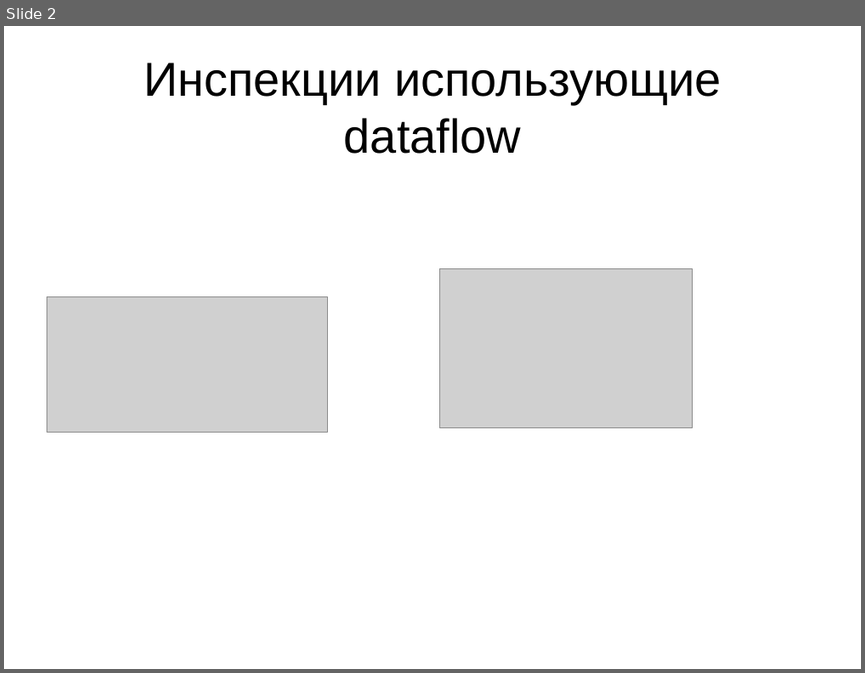
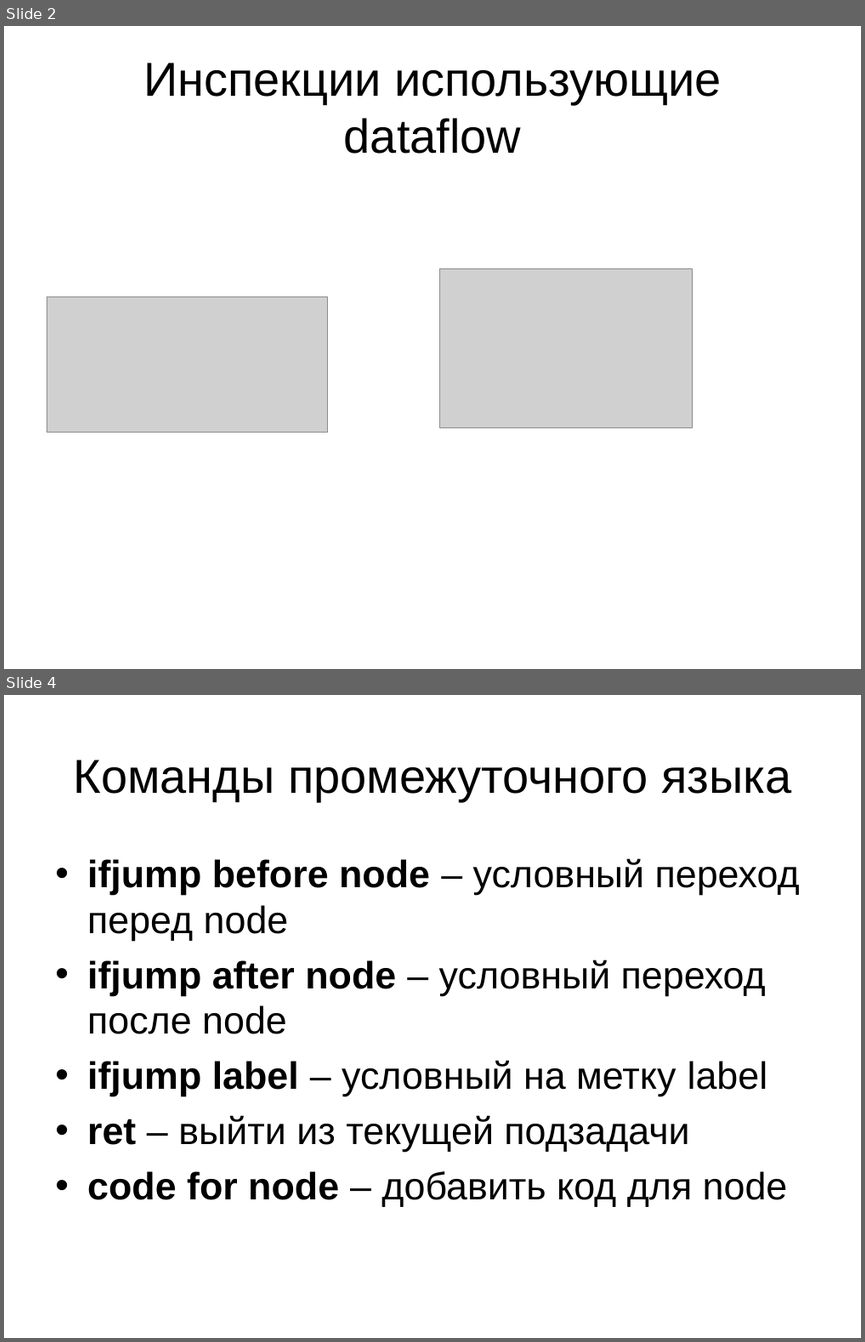
Before and after one commit to mazine/umk, a slide deck: presentations/Dataflow.ppt. Shown one above the other, each under a label of ours: slide 2 before the commit, slides 2 and 4 after it; the slides between them are not shown. The pictures are 865x673 and 865x1342 pixels, drawn with LibreOffice and Linux fonts; fonts in the diff are those of the drawing; grey boxes stand for pictures. Boxes give left, top, right and bottom in pixels: in the first picture for what was removed or moved away, otherwise in the second. Text is boxed around its words. In the diff, an @@ line names an element or a change of style, - is before the commit and + after.

```diff
--- a/presentations/Dataflow.ppt
+++ b/presentations/Dataflow.ppt
@@ slide 4 added at (x1=4, y1=695, x2=861, y2=1338), background #FFFFFF @@
@@ title added at (x1=74, y1=760, x2=791, y2=801), 40 pt, text #000000 @@
+Команды промежуточного языка
@@ text added at (x1=87, y1=858, x2=800, y2=1207), 32 pt, text #000000 @@
+• ifjump before node – условный переход перед node
+• ifjump after node – условный переход после node
+• ifjump label – условный на метку label
+• ret – выйти из текущей подзадачи
+• code for node – добавить код для node
```
Also in this commit, not shown: 1 slide changed, 7 other slides added, 1 slide removed, 1 other file.
